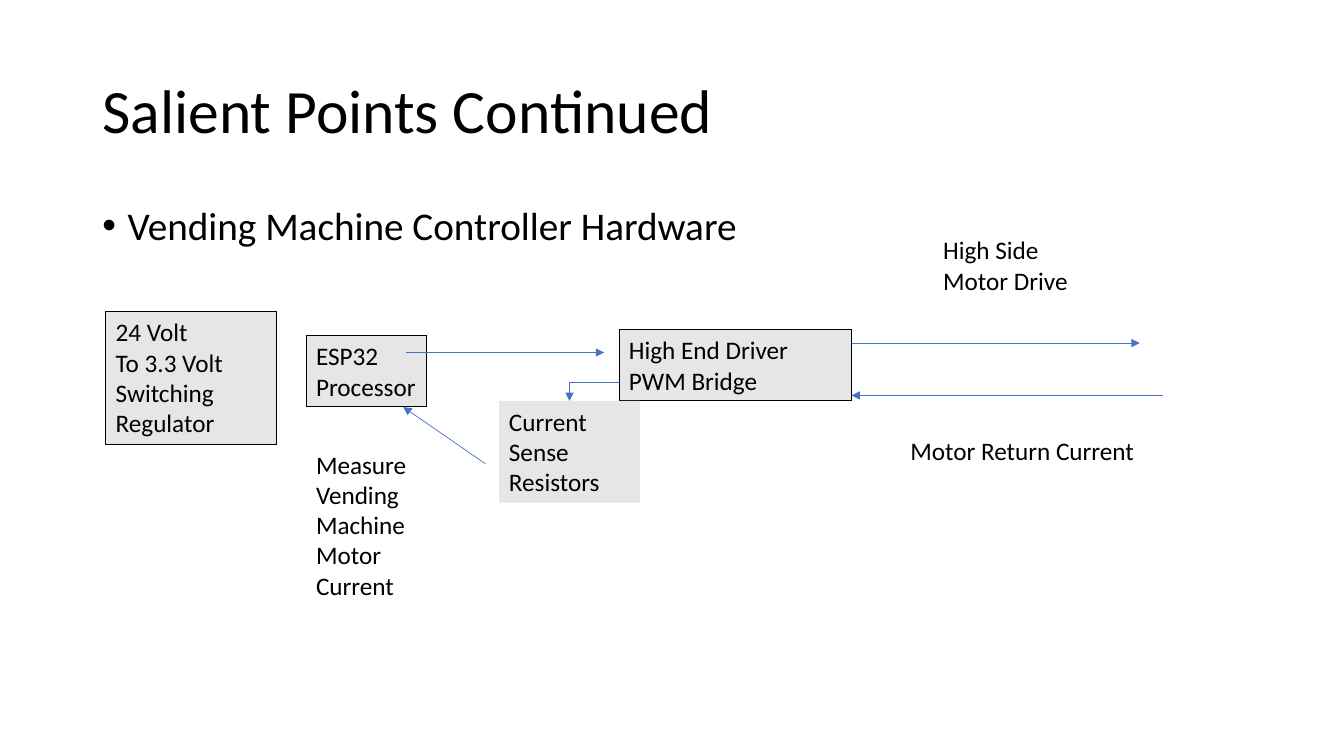
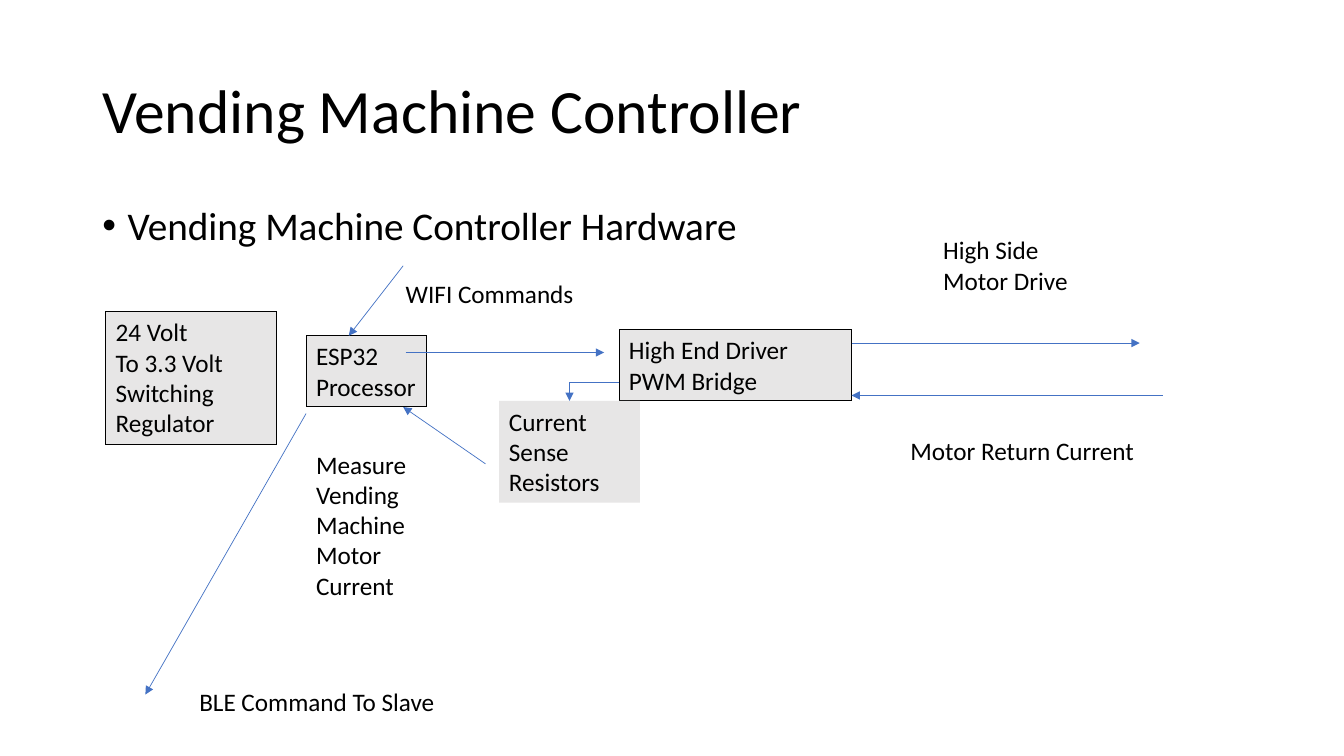
Before and after one commit to NanoDataCenter/nano_data_center, a slide deck: slide 11 of presentations/session_4/vending_machine_design/Vending Machine Hardware Design.pptx (slide 12 before the commit). Drawn at 1344x756 pixels with LibreOffice and Linux fonts; fonts in the diff are those of the drawing. Boxes give left, top, right and bottom in pixels: in the first picture for what was removed or moved away, otherwise in the second. Text is boxed around its words. In the diff, an @@ line names an element or a change of style, - is before the commit and + after.

```diff
--- a/presentations/session_4/vending_machine_design/Vending Machine Hardware Design.pptx
+++ b/presentations/session_4/vending_machine_design/Vending Machine Hardware Design.pptx
@@ title at (102,90,801,144): text changed @@
-Salient Points Continued
+Vending Machine Controller
@@ arrow added from (403, 266) to (349, 336), #4472C4 0.5 pt @@
@@ text added at (406,285,573,303), 18 pt, text #000000 @@
+WIFI Commands
@@ arrow added from (307, 413) to (145, 695), #4472C4 0.5 pt @@
@@ text added at (199,693,435,711), 18 pt, text #000000 @@
+BLE Command To Slave
```
Also in this commit, not shown: 6 other slides changed, 1 slide added.
